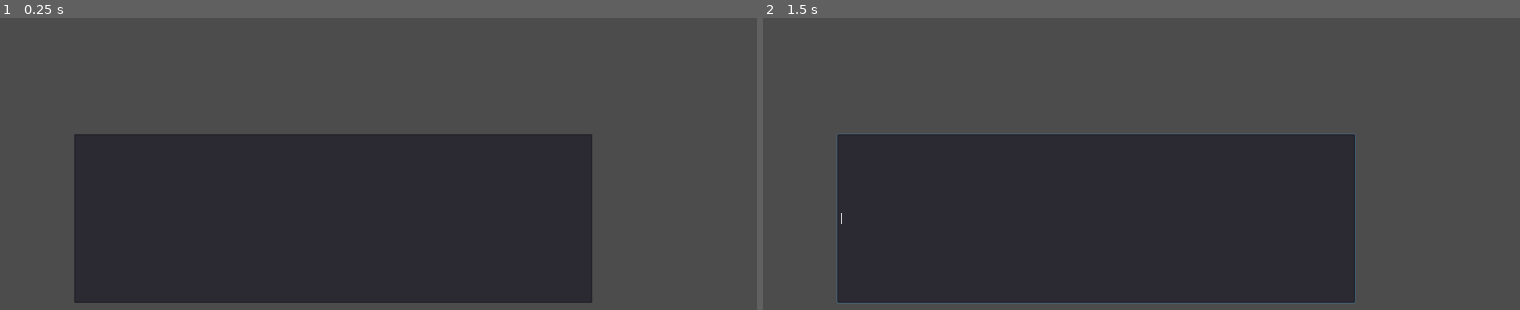
Above: before the commit, frames 1-2 (left to right).
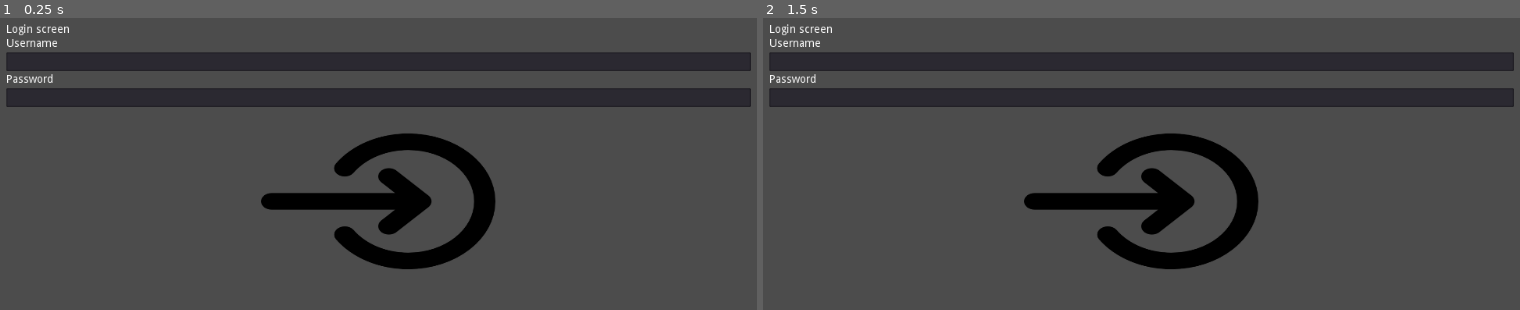
Above: after the commit, the same moments.

Repository: Limelark/Database_DDU
Game: Godot game, scene res://LoginInScreen.tscn
Two runs of this game, one before a commit and one after it. Both use one fixed random seed, a clock stepped at 60 frames per second and the inputs below. Before the commit the project starts from res://Login.tscn.
Inputs (mouse positions are in pixels of both pictures, inside the frame that each line leads up to):
- Up to frame 1 (0.25 s): no input
- Up to frame 2 (1.5 s): click (1141, 201) at 0.52 s; click (1141, 201) at 1.27 s

The runs differ from the first frame. In frame 1, 52% of the frame differs, in the area x 0-100%, y 2-98%; in frame 2, 53%.
Error before the commit: Invalid get index 'text' (on base: 'GDScriptNativeClass'). (res://Login.gd:15)

Commit message:
..

Diff:
--- a/Database Ddu/Login.gd
+++ /dev/null
@@ -1,16 +0,0 @@
-extends Node2D
-
-
-# Declare member variables here. Examples:
-# var a = 2
-# var b = "text"
-
-
-# Called when the node enters the scene tree for the first time.
-func _ready():
-	pass # Replace with function body.
-var sui =null
-
-func _physics_process(delta):
-	sui =LineEdit.text
-	print(sui)
--- a/Database Ddu/Login.tscn
+++ /dev/null
@@ -1,12 +0,0 @@
-[gd_scene load_steps=2 format=2]
-
-[ext_resource path="res://Login.gd" type="Script" id=1]
-
-[node name="Node2D" type="Node2D"]
-script = ExtResource( 1 )
-
-[node name="LineEdit" type="LineEdit" parent="."]
-margin_left = 122.0
-margin_top = 176.0
-margin_right = 785.0
-margin_bottom = 392.0
--- /dev/null
+++ b/Database Ddu/LoginInScreen.tscn
@@ -0,0 +1,50 @@
+[gd_scene load_steps=2 format=2]
+
+[ext_resource path="res://154346.png" type="Texture" id=1]
+
+[node name="LoginScreen2" type="Control"]
+anchor_right = 1.0
+anchor_bottom = 1.0
+
+[node name="VBoxContainer" type="VBoxContainer" parent="."]
+margin_left = 35.0
+margin_top = 35.0
+margin_right = 988.0
+margin_bottom = 576.0
+
+[node name="Title" type="Label" parent="VBoxContainer"]
+margin_right = 953.0
+margin_bottom = 14.0
+text = "Login screen"
+
+[node name="UsernameTitle" type="Label" parent="VBoxContainer"]
+margin_top = 18.0
+margin_right = 953.0
+margin_bottom = 32.0
+text = "Username"
+
+[node name="Username" type="LineEdit" parent="VBoxContainer"]
+margin_top = 36.0
+margin_right = 953.0
+margin_bottom = 60.0
+
+[node name="PasswordTitle" type="Label" parent="VBoxContainer"]
+margin_top = 64.0
+margin_right = 953.0
+margin_bottom = 78.0
+text = "Password"
+
+[node name="Password" type="LineEdit" parent="VBoxContainer"]
+margin_top = 82.0
+margin_right = 953.0
+margin_bottom = 106.0
+
+[node name="LoginButton" type="TextureButton" parent="VBoxContainer"]
+margin_left = 326.0
+margin_top = 110.0
+margin_right = 626.0
+margin_bottom = 344.0
+rect_min_size = Vector2( 300, 234 )
+size_flags_horizontal = 4
+texture_normal = ExtResource( 1 )
+expand = true
--- a/Database Ddu/project.godot
+++ b/Database Ddu/project.godot
@@ -11,7 +11,7 @@
 [application]
 
 config/name="Database Ddu"
-run/main_scene="res://Login.tscn"
+run/main_scene="res://LoginInScreen.tscn"
 config/icon="res://icon.png"
 
 [gui]
Binary file added: Database Ddu/154346.png
Not shown, added: Database Ddu/154346.png.import
